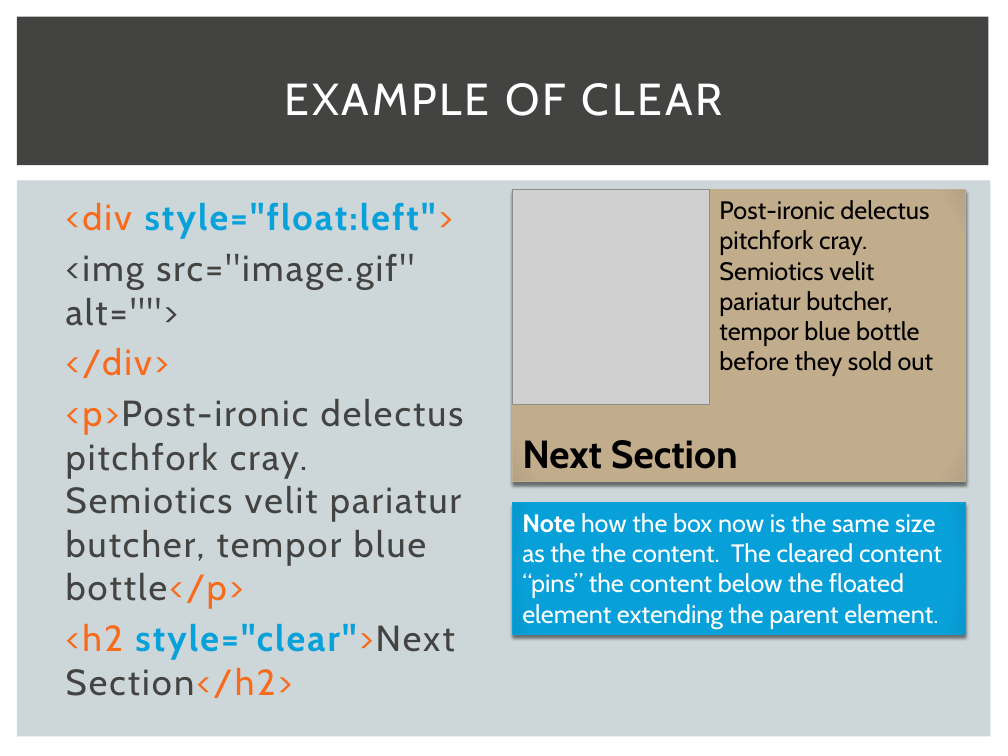
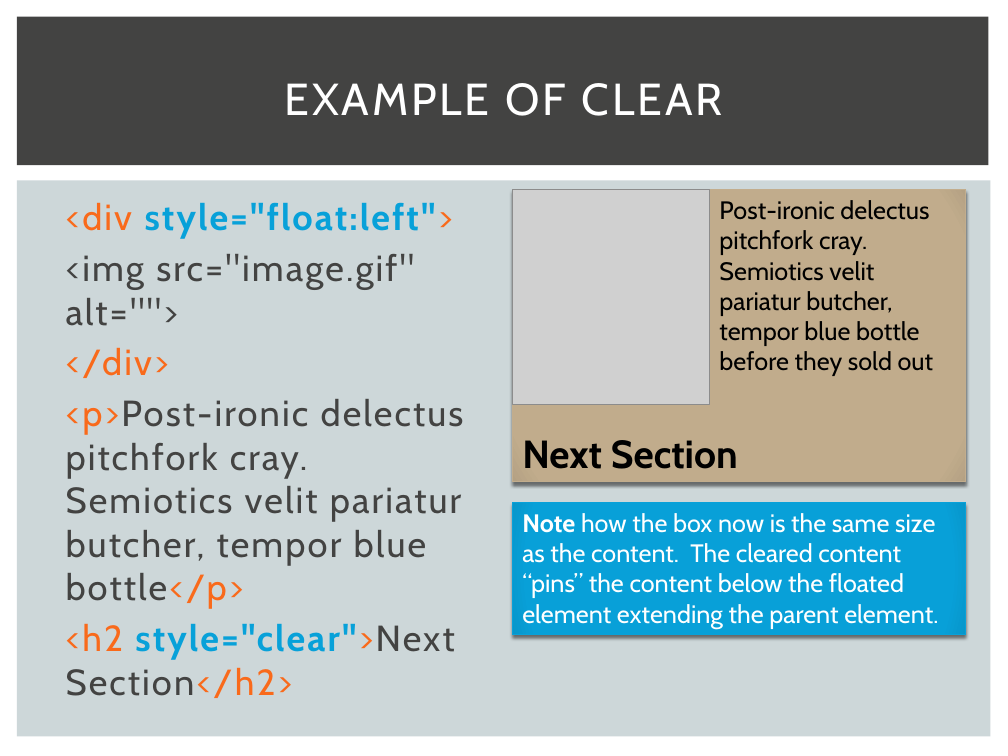
Before and after one commit to danhahn/app-talk, a slide deck: slide 6 of tech-talk.pptx. Drawn at 1008x756 pixels with LibreOffice and Linux fonts; fonts in the diff are those of the drawing; grey boxes stand for pictures. Boxes give left, top, right and bottom in pixels: in the first picture for what was removed or moved away, otherwise in the second. Text is boxed around its words. In the diff, an @@ line names an element or a change of style, - is before the commit and + after.

```diff
--- a/tech-talk.pptx
+++ b/tech-talk.pptx
@@ text in rectangle at <box>522,513,938,629</box>: text changed @@
-Note how the box now is the same size as the the content. The cleared content “pins” the content below the floated element extending the parent element.
+Note how the box now is the same size as the content. The cleared content “pins” the content below the floated element extending the parent element.
```
Also in this commit, not shown: 14 other slides changed.
